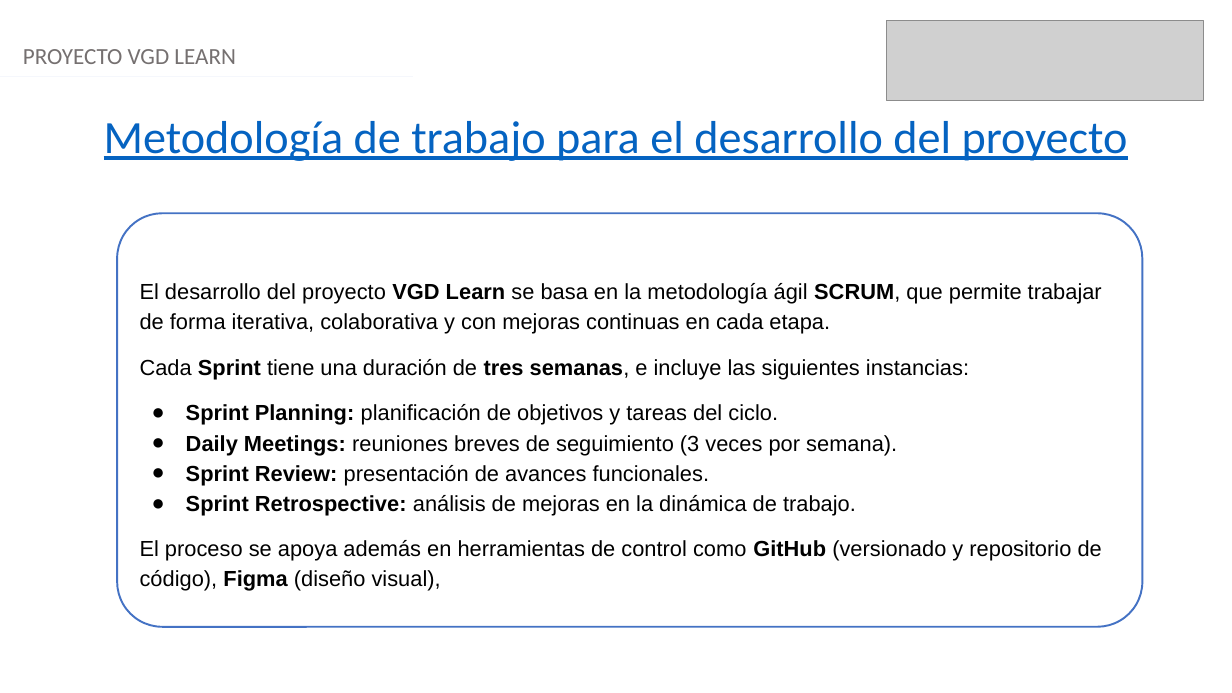
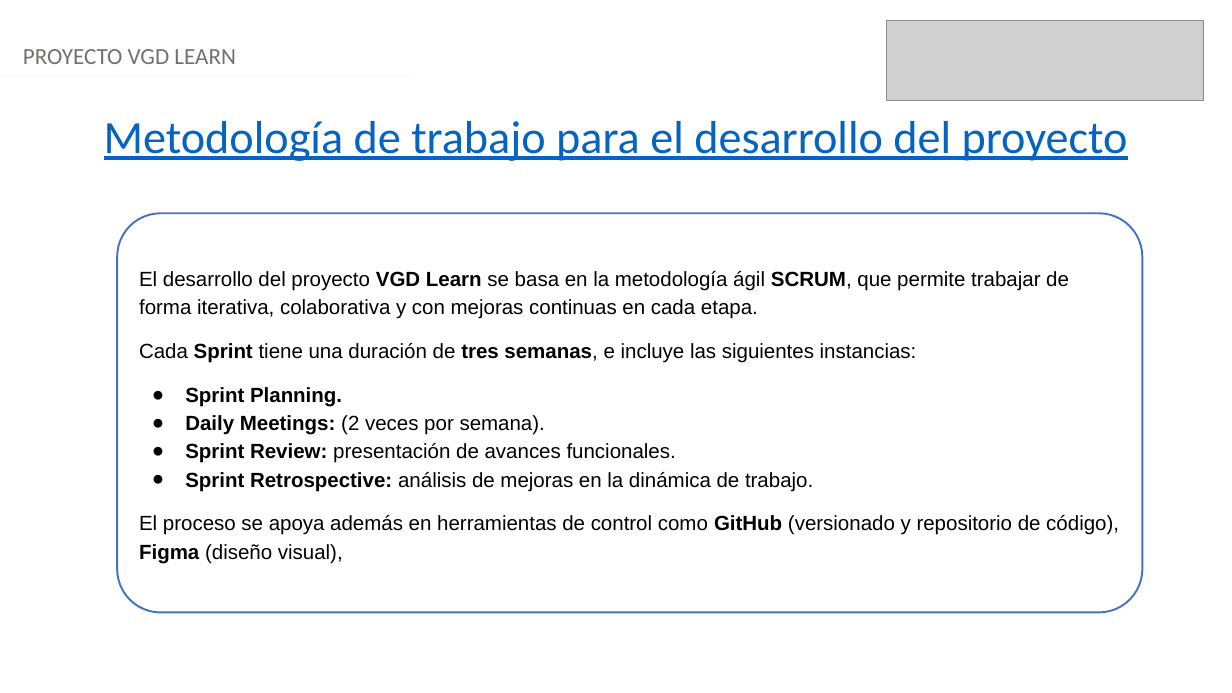
Before and after one commit to Viktorr2416/Proyecto-APT, a slide deck: slide 6 of Fase 2/Evidencias_Proyecto/Presentación proyecto.pptx (slide 7 before the commit). Drawn at 1232x693 pixels with LibreOffice and Linux fonts; fonts in the diff are those of the drawing; grey boxes stand for pictures. Boxes give left, top, right and bottom in pixels: in the first picture for what was removed or moved away, otherwise in the second. Text is boxed around its words. In the diff, an @@ line names an element or a change of style, - is before the commit and + after.

```diff
--- a/Fase 2/Evidencias_Proyecto/Presentación proyecto.pptx
+++ b/Fase 2/Evidencias_Proyecto/Presentación proyecto.pptx
@@ rounded rectangle "El desarrollo del proyecto VGD ...": place and size @@
-rounded rectangle "El desarrollo del proyecto VGD ..." at (117, 213, 1143, 628)
+rounded rectangle "El desarrollo del proyecto VGD ..." at (117, 213, 1143, 613)
@@ rounded rectangle "El desarrollo del proyecto VGD ..." at (117, 213, 1143, 613): vertical alignment top to middle @@
@@ text in rounded rectangle at (139, 271, 1119, 564): size 17 to 16 pt; indent changed @@
@@ text in rounded rectangle at (185, 387, 545, 435): text changed; size 17 to 16 pt; bold on @@
-● Sprint Planning: planificación de objetivos y tareas del ciclo.
-● Daily Meetings: reuniones breves de seguimiento (3 veces por semana).
+● Sprint Planning.
+● Daily Meetings: (2 veces por semana).
```
Also in this commit, not shown: 9 other slides changed, 1 slide added, 4 slides removed.
